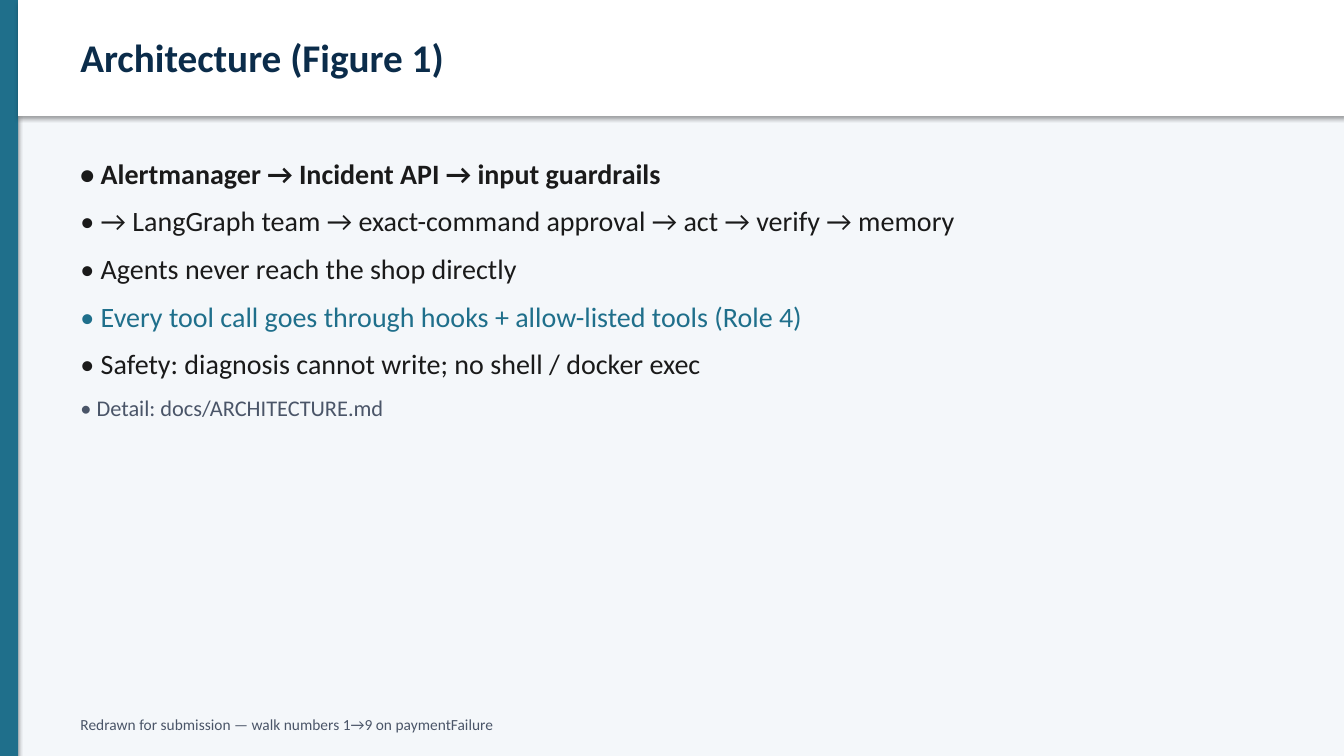
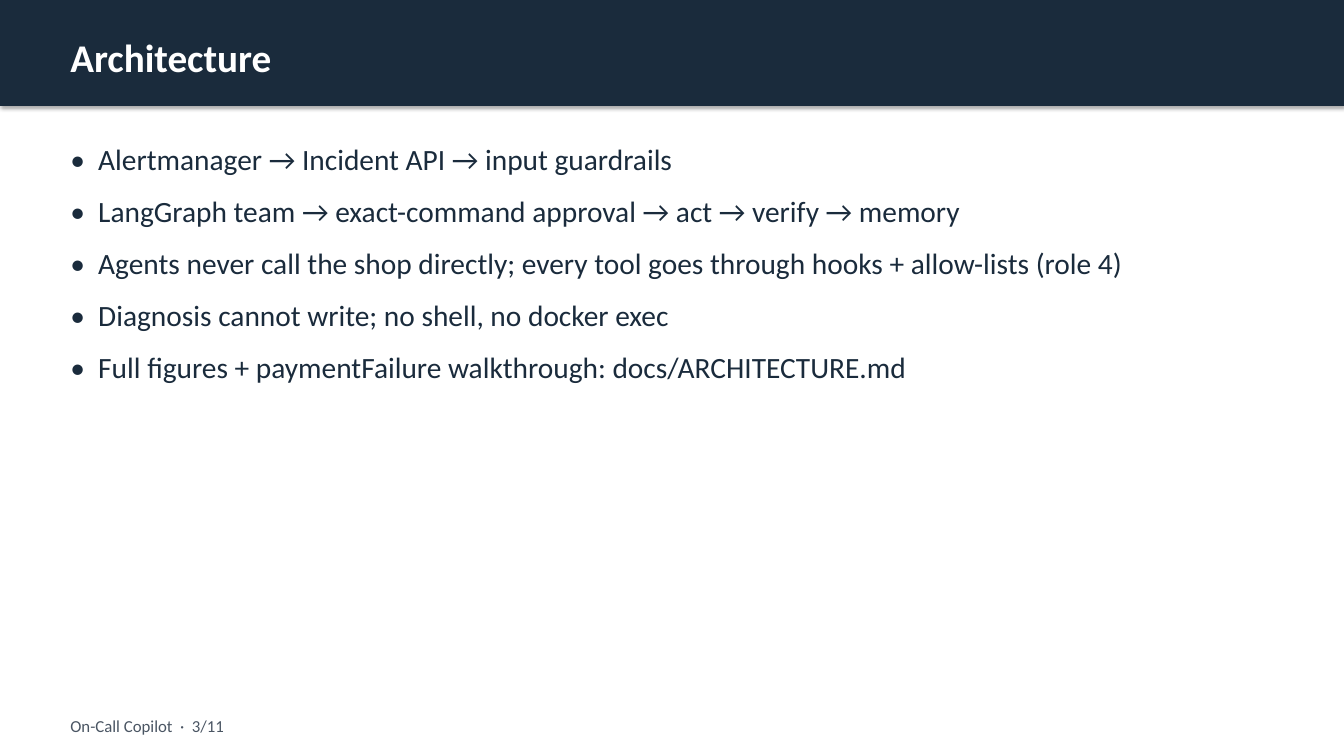
Before and after one commit to IITB-Project-Group/On-Call-Copilot, a slide deck: slide 3 of docs/submission/On-Call-Copilot-Slides.pptx. Drawn at 1344x756 pixels with LibreOffice and Linux fonts; fonts in the diff are those of the drawing. Boxes give left, top, right and bottom in pixels: in the first picture for what was removed or moved away, otherwise in the second. Text is boxed around its words. In the diff, an @@ line names an element or a change of style, - is before the commit and + after.

Commit message:
Refresh submission slides with clearer, less meta wording.

```diff
--- a/docs/submission/On-Call-Copilot-Slides.pptx
+++ b/docs/submission/On-Call-Copilot-Slides.pptx
@@ rectangle: place and size @@
-rectangle at [18,0,1344,116]
+rectangle at [0,0,1344,106]
@@ rectangle at [0,0,1344,106]: fill #FFFFFF to #1A2B3C @@
@@ rectangle removed at [0,0,1344,756] @@
@@ rectangle removed at [0,0,18,756] @@
@@ text at [70,44,271,73]: text changed; text colour #0B2C4A to #FFFFFF @@
-Architecture (Figure 1)
+Architecture
@@ text "• Alertmanager → Incident API ...": place and size @@
-text "• Alertmanager → Incident API ..." at [97,164,954,417]
+text "• Alertmanager → Incident API ..." at [98,149,1122,383]
@@ text at [98,149,672,175]: size 20 to 21 pt, text colour #1A1A1A to #1A2B3C, bold off in "• Alertmanager → Incident API → input ..."; more space between paragraphs @@
@@ text at [98,201,1122,383]: text changed; size 20 to 21 pt; text colour #1A1A1A to #1A2B3C @@
-• → LangGraph team → exact-command approval → act → verify → memory
-• Agents never reach the shop directly
-• Every tool call goes through hooks + allow-listed tools (Role 4)
-• Safety: diagnosis cannot write; no shell / docker exec
-• Detail: docs/ARCHITECTURE.md
+• LangGraph team → exact-command approval → act → verify → memory
+• Agents never call the shop directly; every tool goes through hooks + allow-lists (role 4)
+• Diagnosis cannot write; no shell, no docker exec
+• Full figures + paymentFailure walkthrough: docs/ARCHITECTURE.md
@@ text removed at [80,719,493,733] @@
-Redrawn for submission — walk numbers 1→9 on paymentFailure
@@ text added at [70,720,224,735], 12 pt, text #4A5563 @@
+On-Call Copilot · 3/11
```
Also in this commit, not shown: 10 other slides changed, 4 other files.
